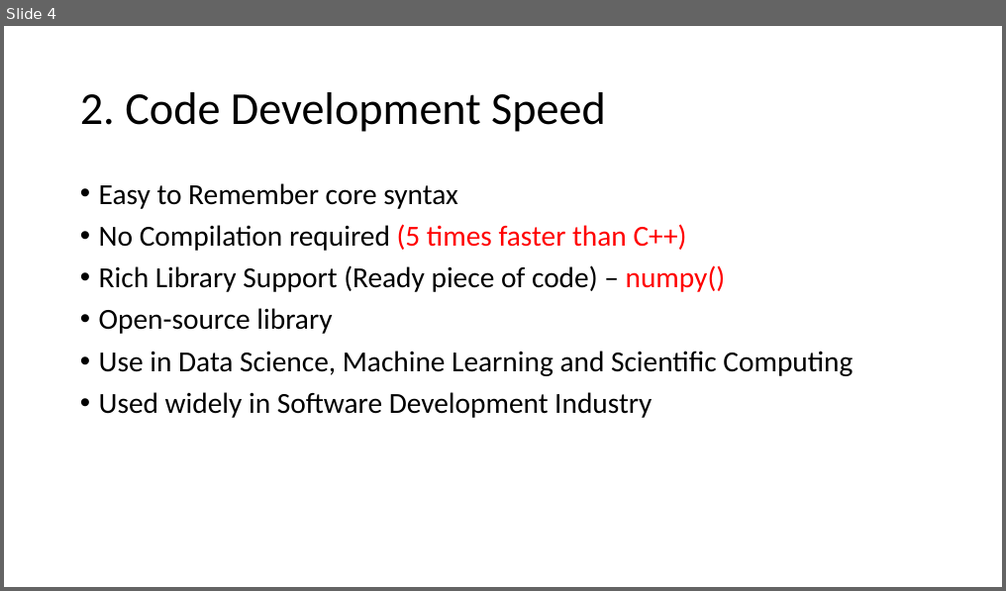
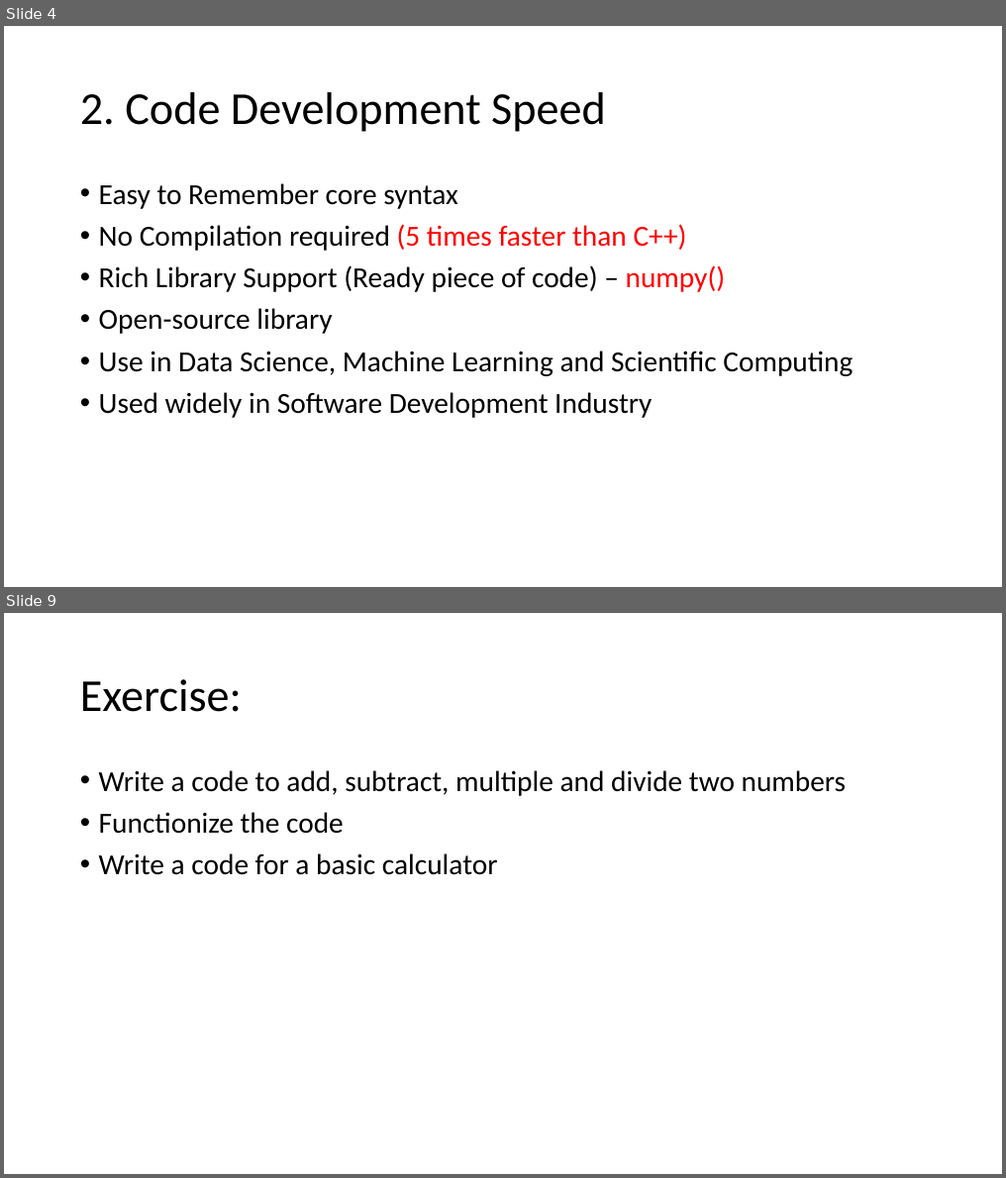
Before and after one commit to AtharvaGokhale95/JnanaPrabodhini_FundamentalsofProgramming, a slide deck: Presentations/PPT3_Python_Basics.pptx. Shown one above the other, each under a label of ours: slide 4 before the commit, slides 4 and 9 after it; the slides between them are not shown. The pictures are 1006x591 and 1006x1178 pixels, drawn with LibreOffice and Linux fonts; fonts in the diff are those of the drawing. Boxes give left, top, right and bottom in pixels: in the first picture for what was removed or moved away, otherwise in the second. Text is boxed around its words. In the diff, an @@ line names an element or a change of style, - is before the commit and + after.

```diff
--- a/Presentations/PPT3_Python_Basics.pptx
+++ b/Presentations/PPT3_Python_Basics.pptx
@@ slide 9 added at [4, 613, 1002, 1174], background #FFFFFF @@
@@ title added at [80, 679, 242, 712], 44 pt, text #000000 @@
+Exercise:
@@ text added at [99, 770, 846, 875], 28 pt, text #000000 @@
+• Write a code to add, subtract, multiple and divide two numbers
+• Functionize the code
+• Write a code for a basic calculator
```
Also in this commit, not shown: 2 slides changed, 4 other slides added.
